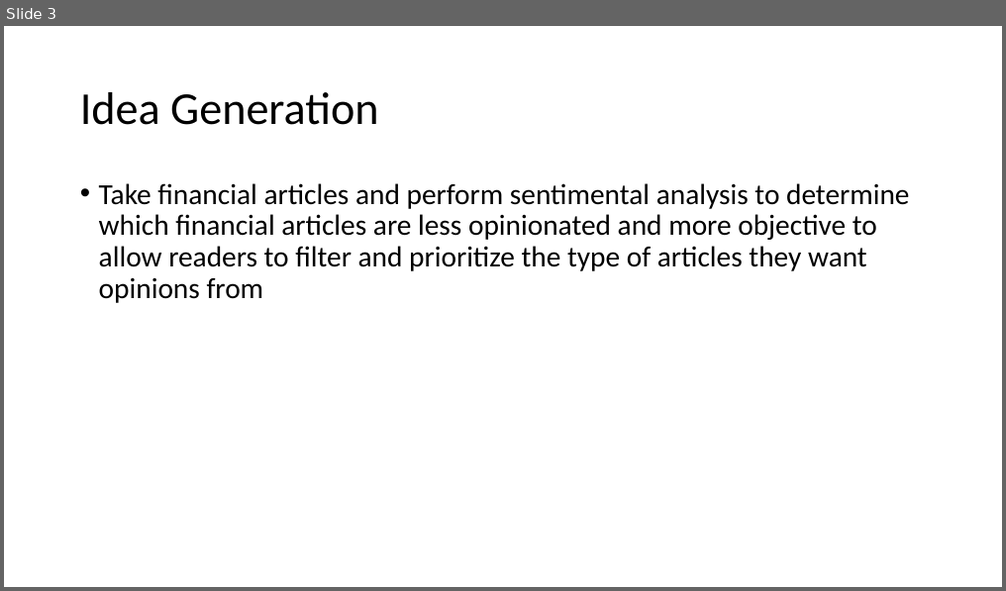
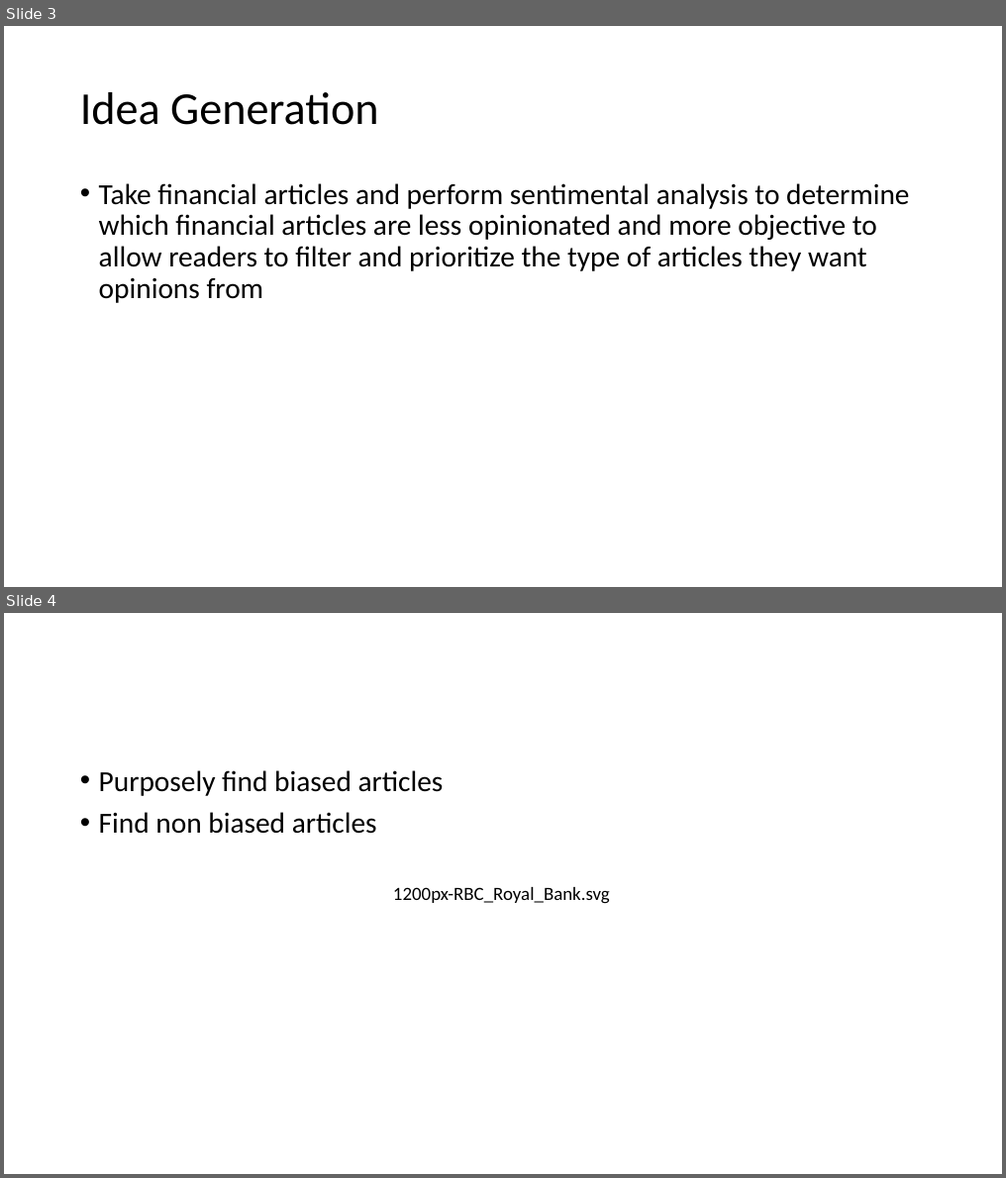
Before and after one commit to JasonXian/DataFeels, a slide deck: product-pitch.pptx. Shown one above the other, each under a label of ours: slide 3 before the commit, slides 3 and 4 after it. The pictures are 1006x591 and 1006x1178 pixels, drawn with LibreOffice and Linux fonts; fonts in the diff are those of the drawing. Boxes give left, top, right and bottom in pixels: in the first picture for what was removed or moved away, otherwise in the second. Text is boxed around its words. In the diff, an @@ line names an element or a change of style, - is before the commit and + after.

Commit message:
added ppt

```diff
--- a/product-pitch.pptx
+++ b/product-pitch.pptx
@@ slide 4 added at box(4, 613, 1002, 1174), background #FFFFFF @@
@@ text added at box(99, 770, 444, 834), 28 pt, text #000000 @@
+• Purposely find biased articles
+• Find non biased articles
@@ text added at box(393, 887, 610, 904), 18 pt, text #000000 @@
+1200px-RBC_Royal_Bank.svg
```
Also in this commit, not shown: 1 other slide added.
